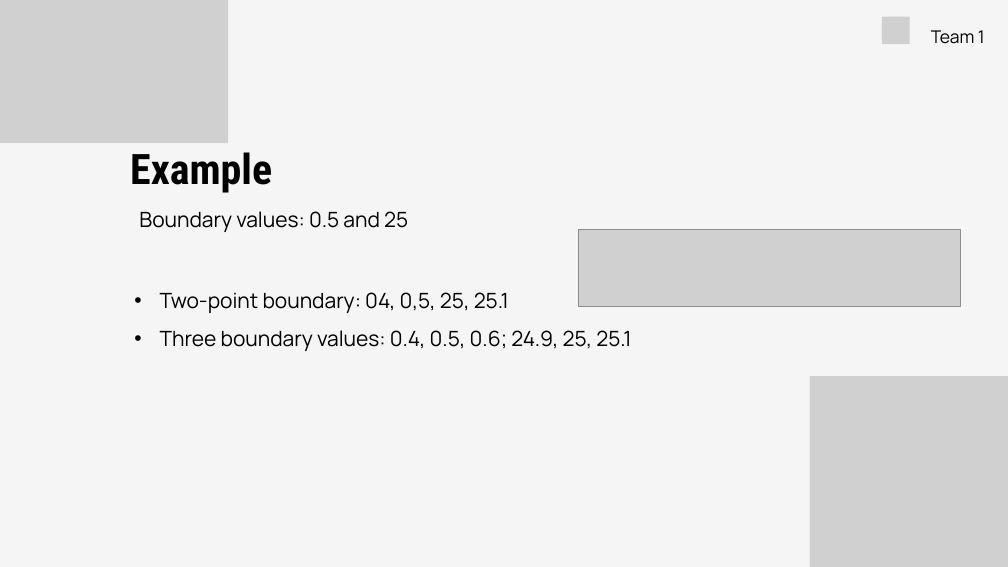
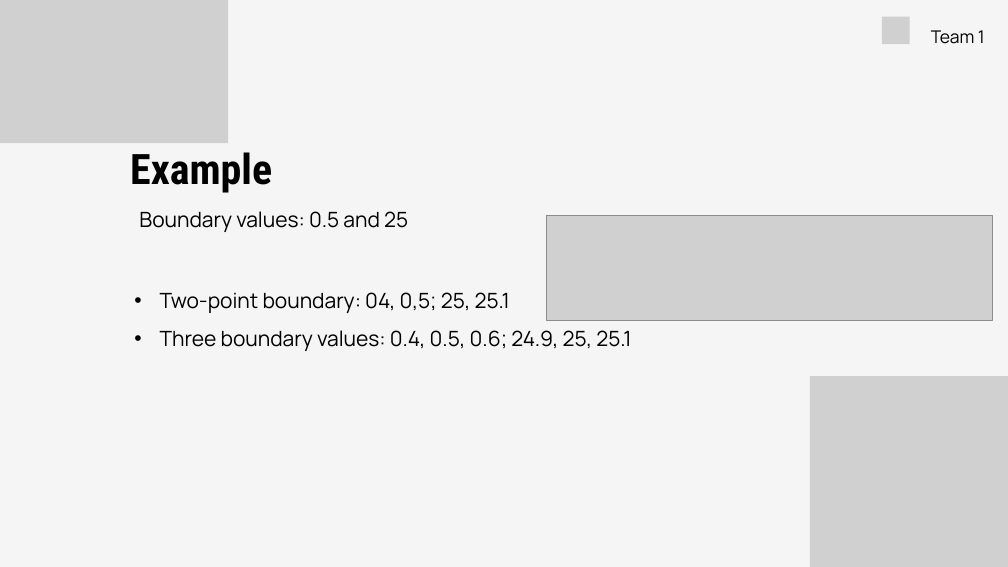
Before and after one commit to hoangdm08/how_to_learn_tester, a slide deck: slide 7 of homeWork/Team 1_14.3.26/Black-box techniques.pptx. Drawn at 1008x567 pixels with LibreOffice and Linux fonts; fonts in the diff are those of the drawing; grey boxes stand for pictures. Boxes give left, top, right and bottom in pixels: in the first picture for what was removed or moved away, otherwise in the second. Text is boxed around its words. In the diff, an @@ line names an element or a change of style, - is before the commit and + after.

```diff
--- a/homeWork/Team 1_14.3.26/Black-box techniques.pptx
+++ b/homeWork/Team 1_14.3.26/Black-box techniques.pptx
@@ picture resized from (x1=579, y1=229, x2=960, y2=306) to (x1=546, y1=216, x2=993, y2=320) @@
@@ text at (x1=160, y1=292, x2=510, y2=313): text changed @@
-• Two-point boundary: 04, 0,5, 25, 25.1
+• Two-point boundary: 04, 0,5; 25, 25.1
```
Also in this commit, not shown: 5 other slides changed, 2 slides added, 5 other files.
